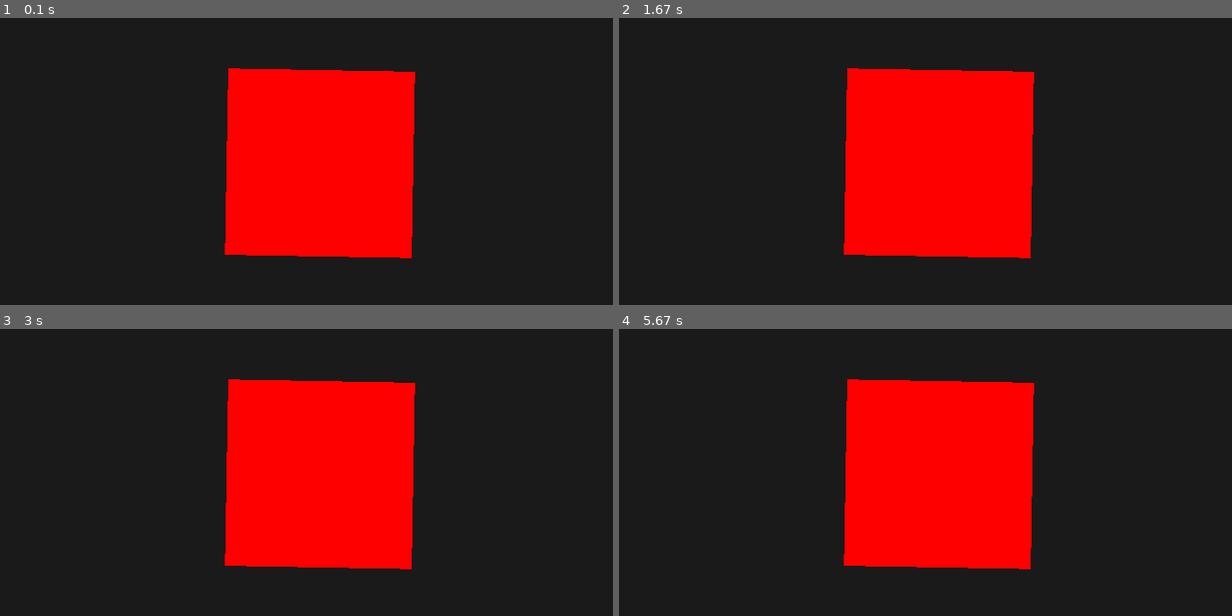
Above: before the commit, frames 1-4 (two rows, left to right).
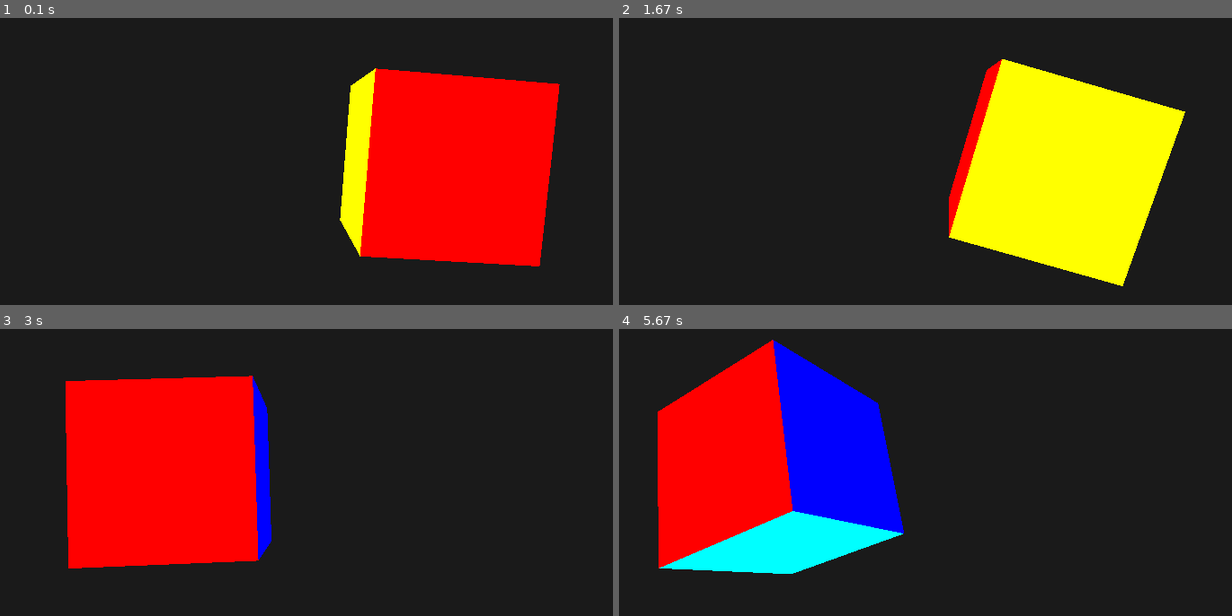
Above: after the commit, the same moments.

Repository: Oshota501/Pygame_Prog
Game: pygame game, started from main.py
Two runs of this game, one before a commit and one after it. Both use one fixed random seed, a clock stepped at 60 frames per second and the inputs below.
Inputs:
- Up to frame 1 (0.1 s): no input
- Up to frame 2 (1.67 s): no input
- Up to frame 3 (3 s): no input
- Up to frame 4 (5.67 s): no input

The runs differ from the first frame. In frame 1, 29% of the frame differs, in the area x 36-92%, y 17-87%; in frame 2, 32%; in frame 3, 34%; in frame 4, 41%, in the area x 6-68%, y 3-86%.

Commit message:
feat : sampleプログラムと修正

Diff:
--- a/PyGame3d/__init__.py
+++ b/PyGame3d/__init__.py
@@ -1,5 +1,6 @@
 import pygame
 import moderngl
+from PyGame3d.GameObject import ContainerComponent
 from PyGame3d.Scene import SceneComponent,Scene
 import PyGame3d.matrix as matrix
 from PyGame3d.Draw.mesh import MeshRender
@@ -9,6 +10,9 @@
 class ApplicationComponent(ABC) :
     @abstractmethod
     def get_scene (self) -> SceneComponent :
+        pass
+    @abstractmethod
+    def stage_add_child(self) -> None :
         pass
 
 class Application (
@@ -39,6 +43,8 @@
 
     def get_scene(self) -> SceneComponent:
         return self.scene
+    def stage_add_child(self,object:ContainerComponent) -> None :
+        self.scene.add_child(object)
     def get_render_obj (self) -> tuple[moderngl.Context,moderngl.Program] | None :
         if self.is_init and not self.ctx == None and not self.shader_program == None:
             return (
--- a/main.py
+++ b/main.py
@@ -5,7 +5,21 @@
 
 game.init()
 
-cube = Cube(game)
-game.get_scene().add_child(cube)
+class RotationCube (Cube) :
+    angle : float
+    def __init__(self, app: PyGame3d.Application) -> None:
+        super().__init__(app)
+        self.angle = 0.0
+    def update(self, delta_MS: float):
+        import math
+        self.rotation.x = self.angle
+        self.rotation.y = self.angle
+        self.rotation.z = self.angle
+        self.position.x = math.sin(self.angle*0.2)
+        self.angle += 1
+        super().update(delta_MS)
+
+cube = RotationCube(game)
+game.stage_add_child(cube)
 
 game.start_rendering()
Not shown, removed: PyGame3d/GameObject/README.md
